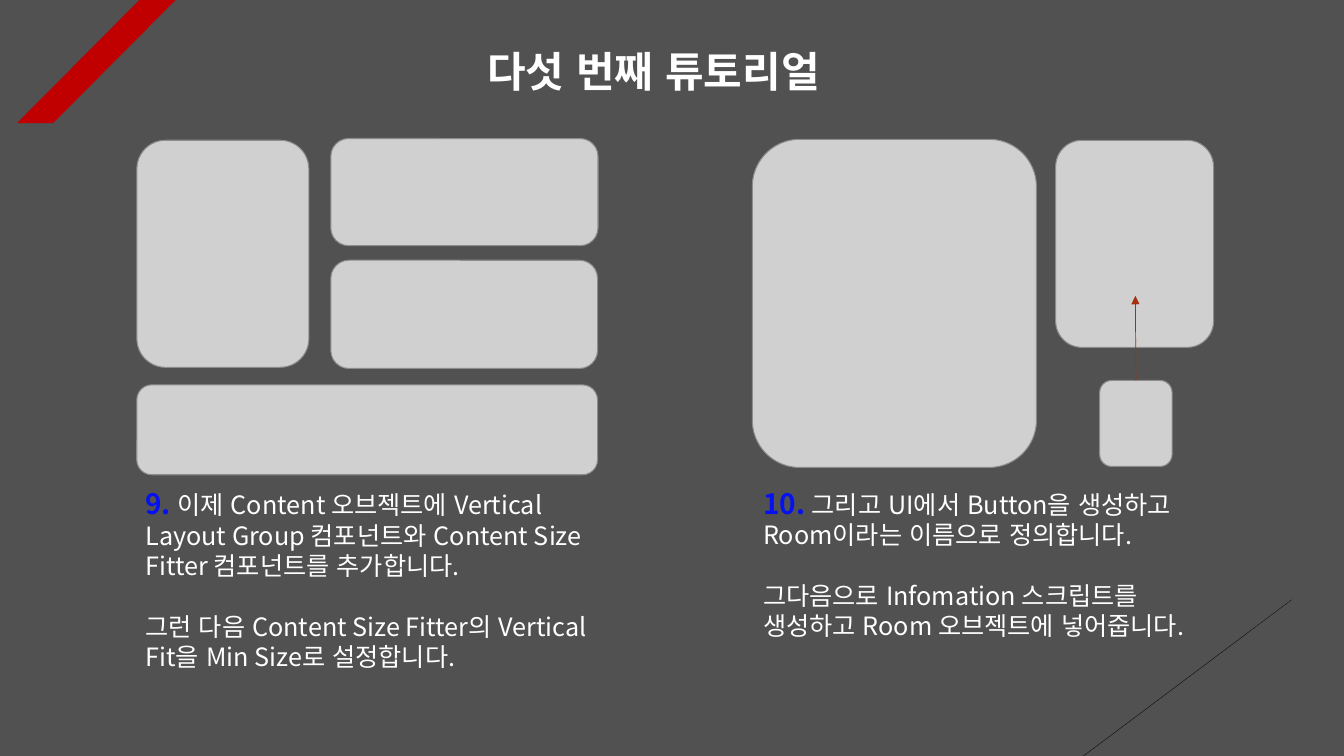
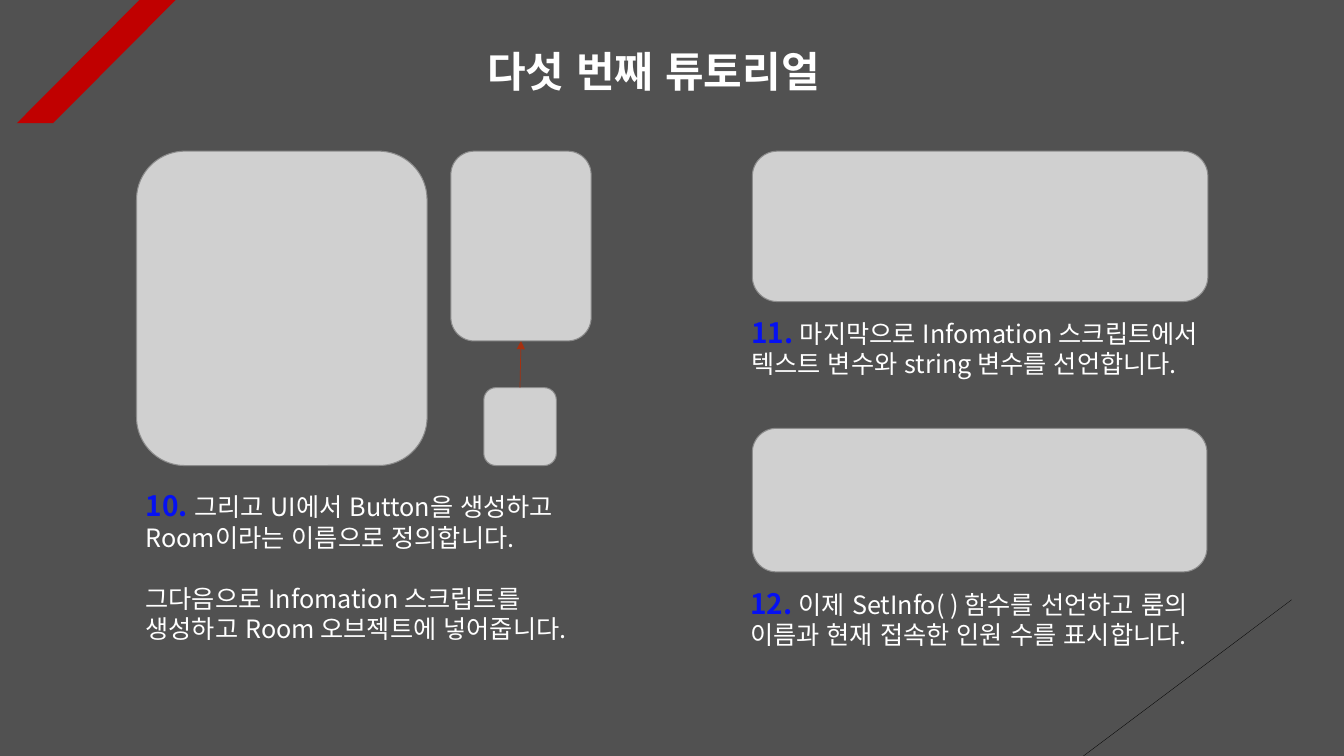
Before and after one commit to Unity2033/3D-UnityEngine, a slide deck: slide 5 of Assets/Class/Photon Server/PPT Data/Photon Room.pptx. Drawn at 1344x756 pixels with LibreOffice and Linux fonts; fonts in the diff are those of the drawing; grey boxes stand for pictures. Boxes give left, top, right and bottom in pixels: in the first picture for what was removed or moved away, otherwise in the second. Text is boxed around its words. In the diff, an @@ line names an element or a change of style, - is before the commit and + after.

```diff
--- a/Assets/Class/Photon Server/PPT Data/Photon Room.pptx
+++ b/Assets/Class/Photon Server/PPT Data/Photon Room.pptx
@@ picture removed at box(137, 140, 310, 367) @@
@@ picture removed at box(331, 138, 598, 245) @@
@@ picture removed at box(1056, 140, 1214, 347) @@
@@ picture: place and size @@
-picture at box(752, 139, 1036, 468)
+picture at box(136, 151, 426, 466)
@@ picture added at box(451, 151, 591, 341) @@
@@ picture added at box(752, 151, 1208, 301) @@
@@ picture removed at box(331, 260, 598, 368) @@
@@ text added at box(751, 322, 1198, 380), 18 pt, text #FFFFFF @@
+11. 마지막으로 Infomation 스크립트에서 텍스트 변수와 string 변수를 선언합니다.
@@ arrow moved from (1136, 380) - (1135, 296) to (520, 388) - (521, 341) @@
@@ picture removed at box(137, 385, 598, 475) @@
@@ picture: place and size @@
-picture at box(1100, 380, 1173, 466)
+picture at box(484, 388, 557, 466)
@@ picture added at box(752, 429, 1207, 572) @@
@@ text "10. 그리고 UI에서 Button을 생성하고 ...": place and size @@
-text "10. 그리고 UI에서 Button을 생성하고 ..." at box(763, 493, 1184, 637)
+text "10. 그리고 UI에서 Button을 생성하고 ..." at box(145, 495, 566, 640)
@@ text removed at box(145, 493, 587, 668) @@
-9. 이제 Content 오브젝트에 Vertical Layout Group 컴포넌트와 Content Size Fitter 컴포넌트를 추가합니다.
-그런 다음 Content Size Fitter의 Vertical Fit을 Min Size로 설정합니다.
@@ text added at box(750, 593, 1187, 646), 18 pt, text #FFFFFF @@
+12. 이제 SetInfo( ) 함수를 선언하고 룸의 이름과 현재 접속한 인원 수를 표시합니다.
```
Also in this commit, not shown: 8 other slides changed, 39 other files.
